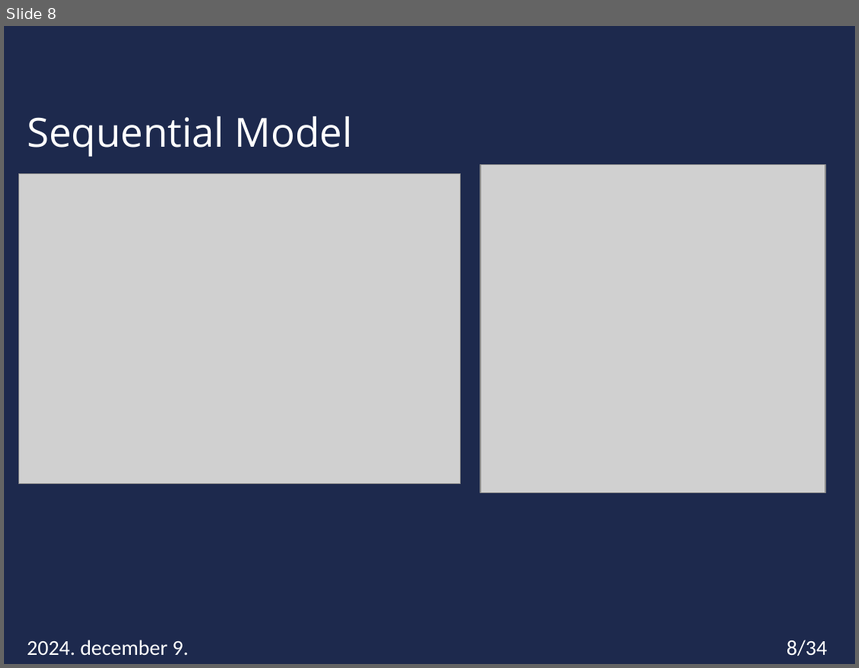
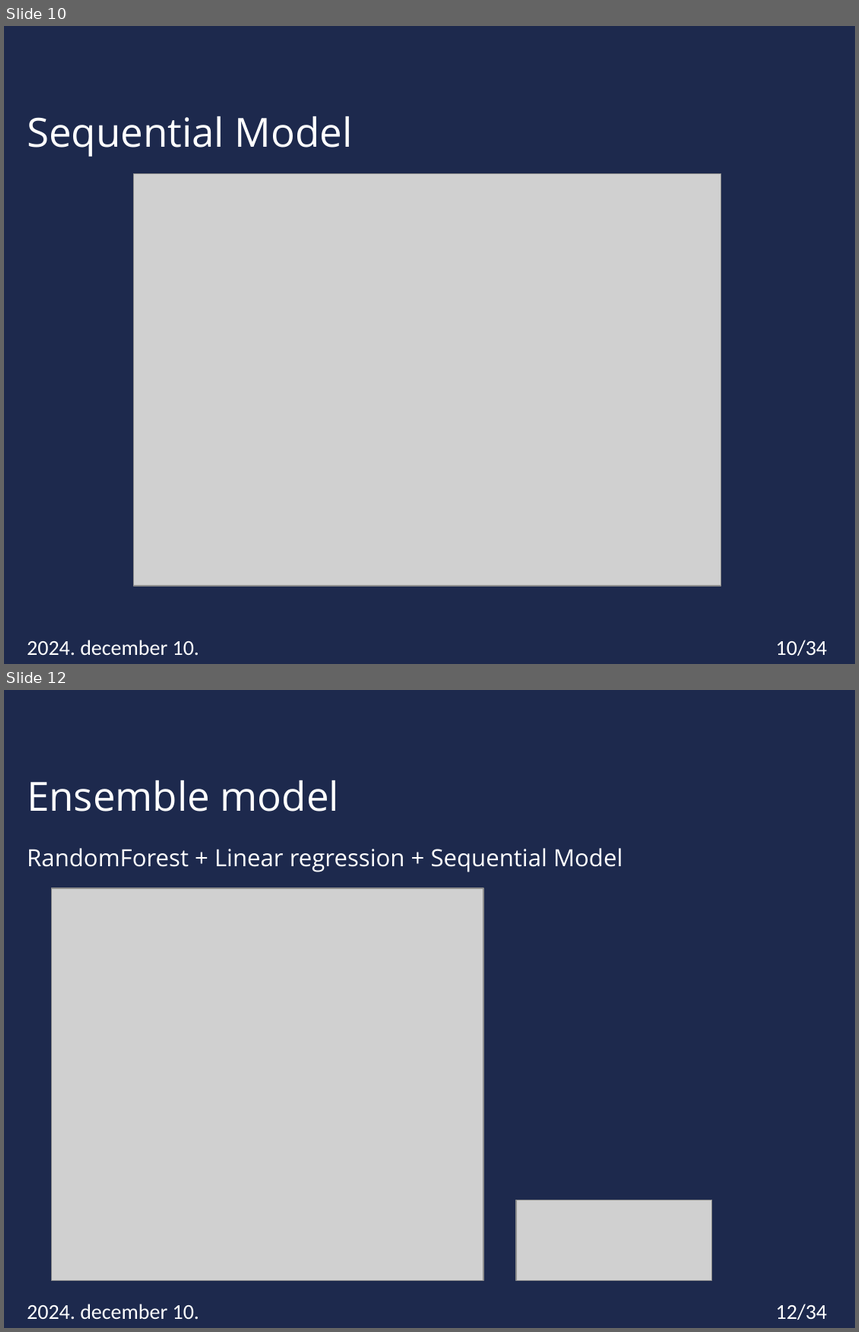
Before and after one commit to Miskota/Kaggle-laptop, a slide deck: laptop_regression.pptx. Shown one above the other, each under a label of ours: slide 8 before the commit, slides 10 and 12 after it; the slides between them are not shown. The pictures are 859x668 and 859x1332 pixels, drawn with LibreOffice and Linux fonts; fonts in the diff are those of the drawing; grey boxes stand for pictures; background and template pictures are left out. Boxes give left, top, right and bottom in pixels: in the first picture for what was removed or moved away, otherwise in the second. Text is boxed around its words. In the diff, an @@ line names an element or a change of style, - is before the commit and + after.

```diff
--- a/laptop_regression.pptx
+++ b/laptop_regression.pptx
@@ slide 12 added at [4, 690, 855, 1328], background #1D294D; not listed: 1 template element that a slide beside it also shows @@
@@ title added at [27, 780, 339, 812], 34 pt, text #FFFFFF @@
+Ensemble model
@@ text added at [27, 848, 623, 872], 20 pt, text #FFFFFF @@
+RandomForest + Linear regression + Sequential Model
@@ picture added at [52, 888, 484, 1281] @@
@@ picture added at [516, 1200, 712, 1281] @@
@@ page number added at [776, 1304, 827, 1321], 18 pt, text #FFFFFF @@
+12/34
@@ what was slide 8 is now slide 10 @@
@@ slide 10 changed as well @@
@@ picture: place and size @@
-picture at [18, 173, 460, 484]
+picture at [133, 173, 721, 586]
@@ picture removed at [481, 165, 826, 493] @@
@@ text at [27, 640, 199, 655]: text changed @@
-2024. december 9.
+2024. december 10.
@@ page number at [776, 640, 827, 657]: text changed @@
-8/34
+10/34
```
Also in this commit, not shown: 6 other slides changed, 4 other slides added, 2 slides removed, 7 other files.
